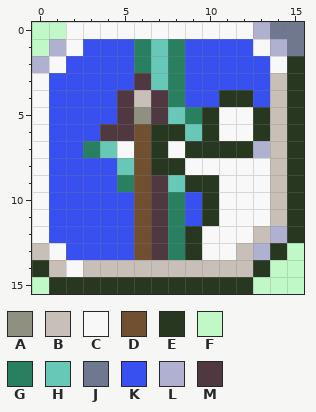
Pixel-art sprite: Engine Hacks/SkillSystem/SkillIcons/FairFight.png. Above: the version before the commit.
The file is 16x16 pixels.
Palette (. is transparent): A #909080  B #c8c0b8  C #f8f8f8  D #705030  E #283820  F #c0f8c8  G #288060  H #68c8b8  J #707890  K #3850f0  L #b0b0d0  M #503840
Pixels before, first column x 0:
 0 FFCCCCCCCCCCCLJJ
 1 FLCKKKGHGKKKKCLJ
 2 LCKKKKGHGKKKKKCE
 3 CKKKKKMHGKKKKKBE
 4 CKKKKMBMGKKEEKBE
 5 CKKKKMAMHGECCEBE
 6 CKKKMMDEEHECCEBE
 7 CKKGHCDECEEEELBE
 8 CKKKKHDEECCCCCBE
 9 CKKKKGDMHEECCCBE
10 CKKKKKDMGKECCCBE
11 CKKKKKDMGKECCCBE
12 CKKKKKDMGECCCBLE
13 BCKKKKDMGECCBLEF
14 EBCBBBBBBBBBBEFF
15 FEEEEEEEEEEEEFFF
Now the later version:
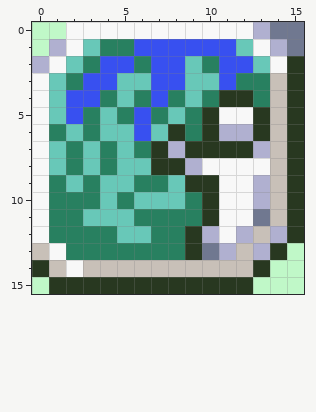
The edit:
y 1: x 3..8 KKKGHG -> HGGKKK; x 12 K -> H
y 2: x 2..3 KK -> HG; x 7..10 HGKK -> KKHG; x 13 K -> H
y 3: x 1..2 KK -> HG; x 5..10 KMHGKK -> HHKKHH; x 12..13 KK -> GG
y 4: x 1 K -> H; x 4..7 KMBM -> GHGK; x 9..10 KK -> HG; x 13 K -> G
y 5: x 1 K -> H; x 3..7 KKMAM -> GHGKG
y 6: x 1..7 KKKMMDE -> GHGHHKH; x 9 H -> G; x 11..12 CC -> LL
y 7: x 1..6 KKGHCD -> HGHGHG; x 8 C -> L
y 8: x 1..4 KKKK -> HGHG; x 6 D -> H; x 9 C -> L
y 9: x 1..7 KKKKGDM -> GHGHHGG; x 13 C -> L
y 10: x 1..9 KKKKKDMGK -> GGGHGHHHG; x 13 C -> L
y 11: x 1..7 KKKKKDM -> GGHHHGG; x 9 K -> G; x 13 C -> J
y 12: x 1..7 KKKKKDM -> GGGGHHG; x 10 C -> L; x 12 C -> L
y 13: x 2..7 KKKKDM -> GGGGGG; x 10..11 CC -> JL
Pixel boxes of the changes (left, top, right, bottom) in both pictures:
changed: (49, 39, 270, 260)
